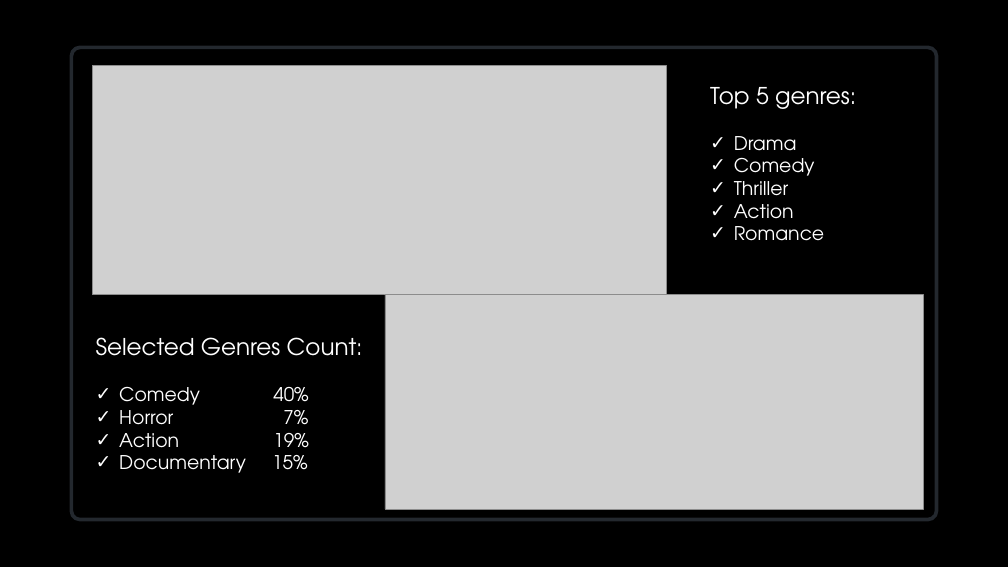
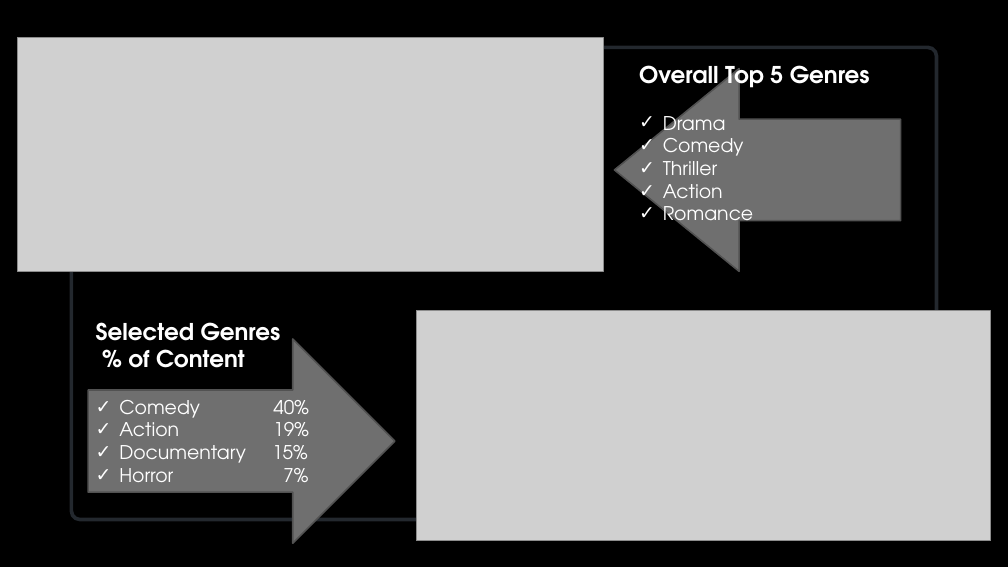
Before and after one commit to VedranaGATech/Project_1_Neflix_and_Chill, a slide deck: slide 6 of Group 1 Presentation 1.pptx (slide 5 before the commit). Drawn at 1008x567 pixels with LibreOffice and Linux fonts; fonts in the diff are those of the drawing; grey boxes stand for pictures; background and template pictures are left out. Boxes give left, top, right and bottom in pixels: in the first picture for what was removed or moved away, otherwise in the second. Text is boxed around its words. In the diff, an @@ line names an element or a change of style, - is before the commit and + after.

```diff
--- a/Group 1 Presentation 1.pptx
+++ b/Group 1 Presentation 1.pptx
@@ picture: place and size @@
-picture at box(92, 66, 666, 295)
+picture at box(17, 37, 604, 271)
@@ text "Overall Top 5 Genres": place and size @@
-text "Overall Top 5 Genres" at box(710, 87, 856, 241)
+text "Overall Top 5 Genres" at box(639, 65, 870, 229)
@@ left arrow added at box(615, 69, 901, 271), fill #6F6F6F, outline #525252 1.5 pt @@
@@ text at box(639, 65, 870, 94): text changed; bold on @@
-Top 5 genres:
+Overall Top 5 Genres
@@ text "Selected Genres % of Content": place and size @@
-text "Selected Genres % of Content" at box(96, 337, 363, 470)
+text "Selected Genres % of Content" at box(96, 322, 309, 482)
@@ text at box(96, 322, 281, 368): text changed; bold on @@
-Selected Genres Count:
+Selected Genres
+% of Content
@@ picture: place and size @@
-picture at box(385, 294, 923, 509)
+picture at box(416, 311, 991, 541)
@@ right arrow added at box(88, 339, 395, 543), fill #6F6F6F, outline #525252 1.5 pt @@
@@ text at box(283, 410, 308, 425): paragraph removed @@
-✓ Horror 7%
@@ text at box(283, 468, 308, 482): paragraph added @@
+✓ Horror 7%
```
Also in this commit, not shown: 5 other slides changed, 9 slides added, 4 slides removed, 4 other files.
